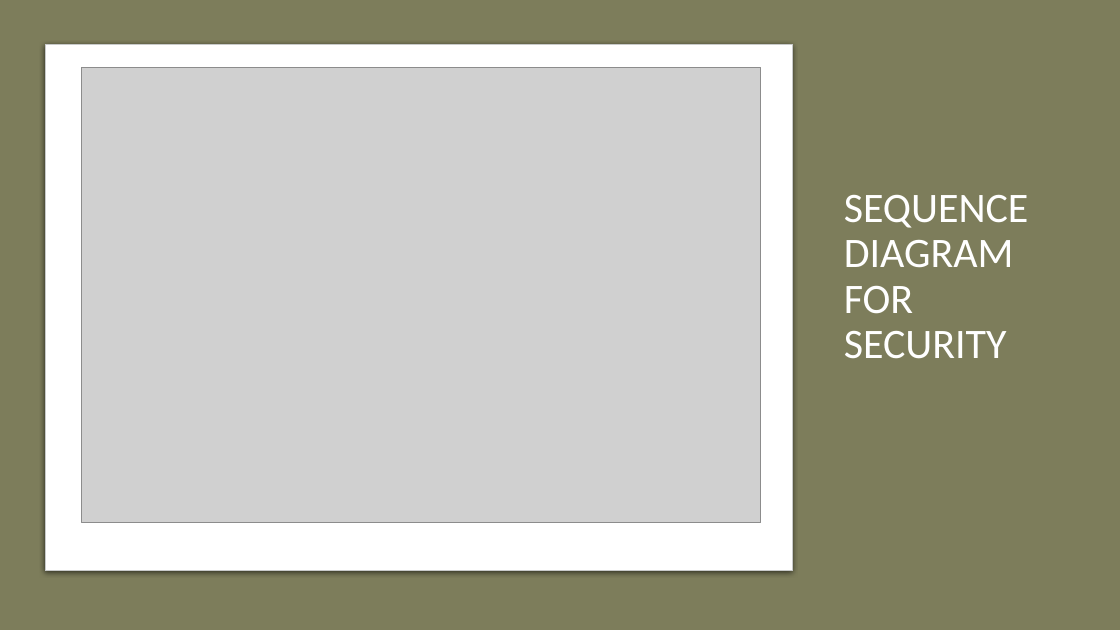
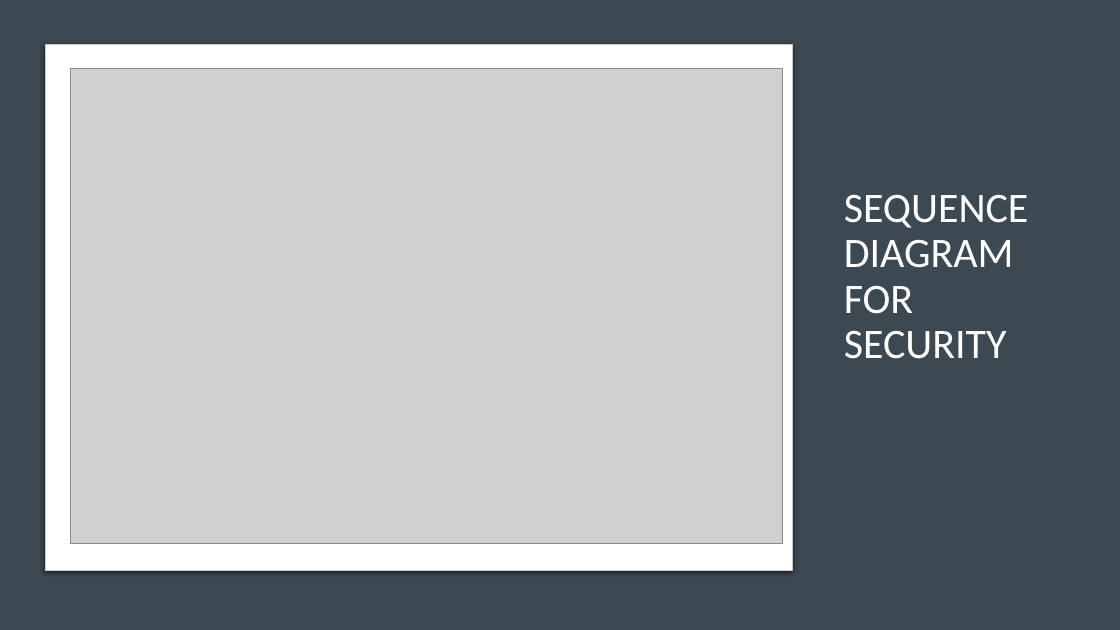
Before and after one commit to Microcontroller-Team-1/winter20-21, a slide deck: slide 10 of Project_Week_7&8/Precise Analysis.pptx. Drawn at 1120x630 pixels with LibreOffice and Linux fonts; fonts in the diff are those of the drawing; grey boxes stand for pictures. Boxes give left, top, right and bottom in pixels: in the first picture for what was removed or moved away, otherwise in the second. Text is boxed around its words. In the diff, an @@ line names an element or a change of style, - is before the commit and + after.

```diff
--- a/Project_Week_7&8/Precise Analysis.pptx
+++ b/Project_Week_7&8/Precise Analysis.pptx
@@ rectangle at bbox=[0, 0, 1120, 630]: fill #7D7D5B to #3C4953 @@
@@ picture: place and size @@
-picture at bbox=[82, 67, 761, 523]
+picture at bbox=[71, 69, 783, 544]
```
